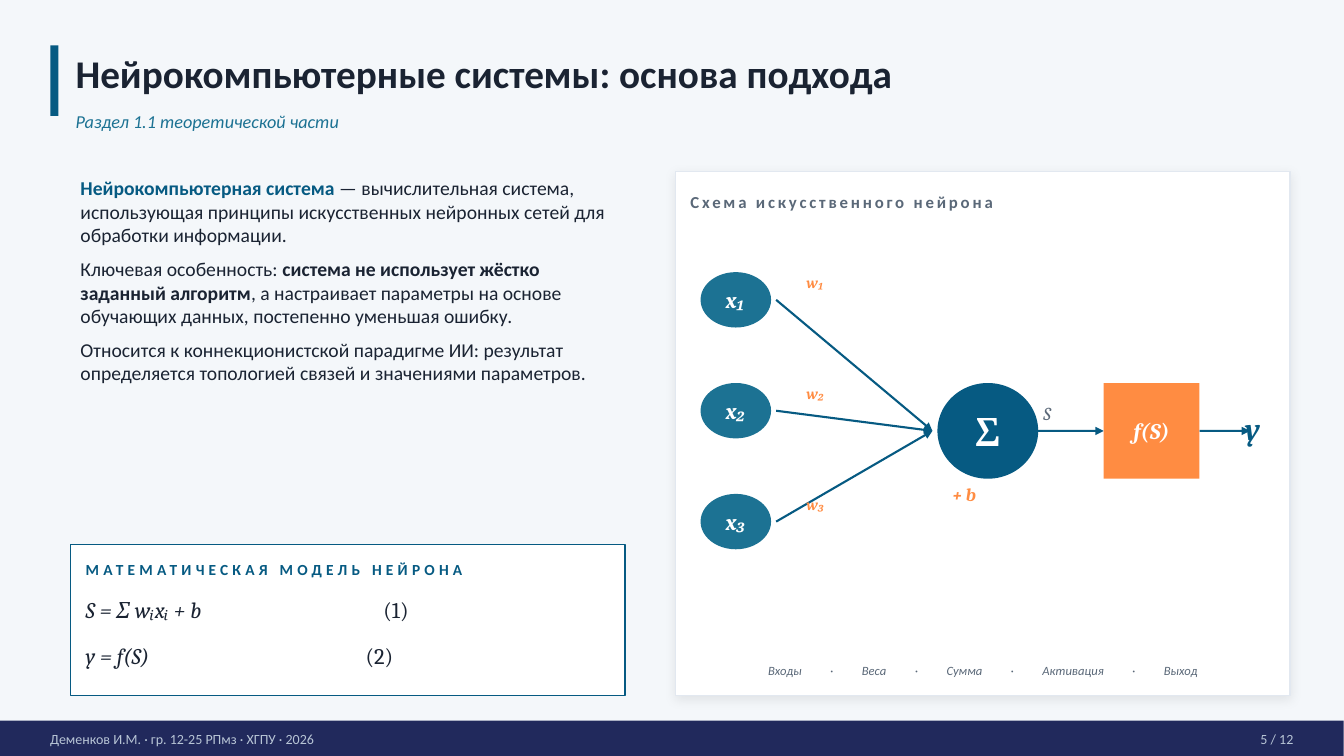
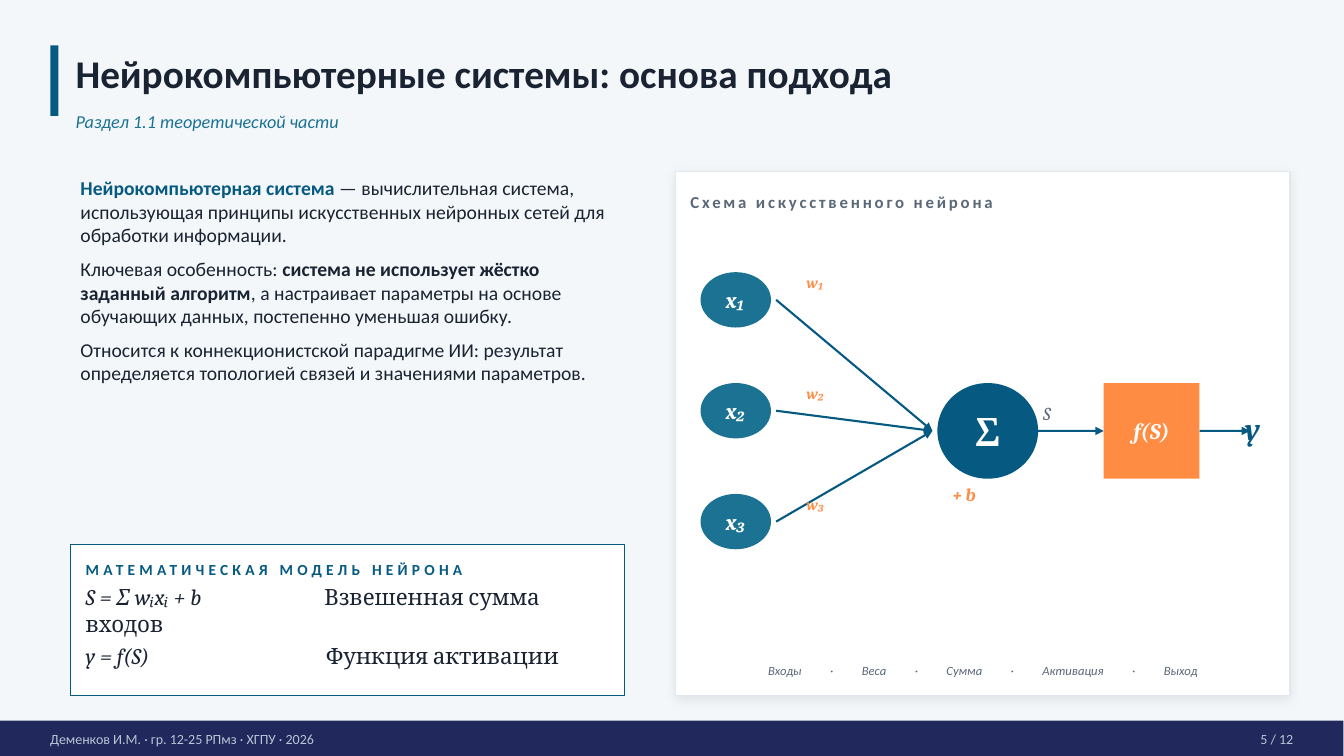
Before and after one commit to demenkov/edu, a slide deck: slide 5 of 2_semester/kursovaya/result/6_presentaciya.pptx. Drawn at 1344x756 pixels with LibreOffice and Linux fonts; fonts in the diff are those of the drawing. Boxes give left, top, right and bottom in pixels: in the first picture for what was removed or moved away, otherwise in the second. Text is boxed around its words. In the diff, an @@ line names an element or a change of style, - is before the commit and + after.

```diff
--- a/2_semester/kursovaya/result/6_presentaciya.pptx
+++ b/2_semester/kursovaya/result/6_presentaciya.pptx
@@ text at <box>86,589,539,610</box>: text changed; italic off @@
-S = Σ wᵢxᵢ + b (1)
+S = Σ wᵢxᵢ + b Взвешенная сумма входов
@@ text at <box>86,648,559,669</box>: text changed; italic off @@
-y = f(S) (2)
+y = f(S) Функция активации
```
Also in this commit, not shown: 1 other slide changed, 6 other files.
